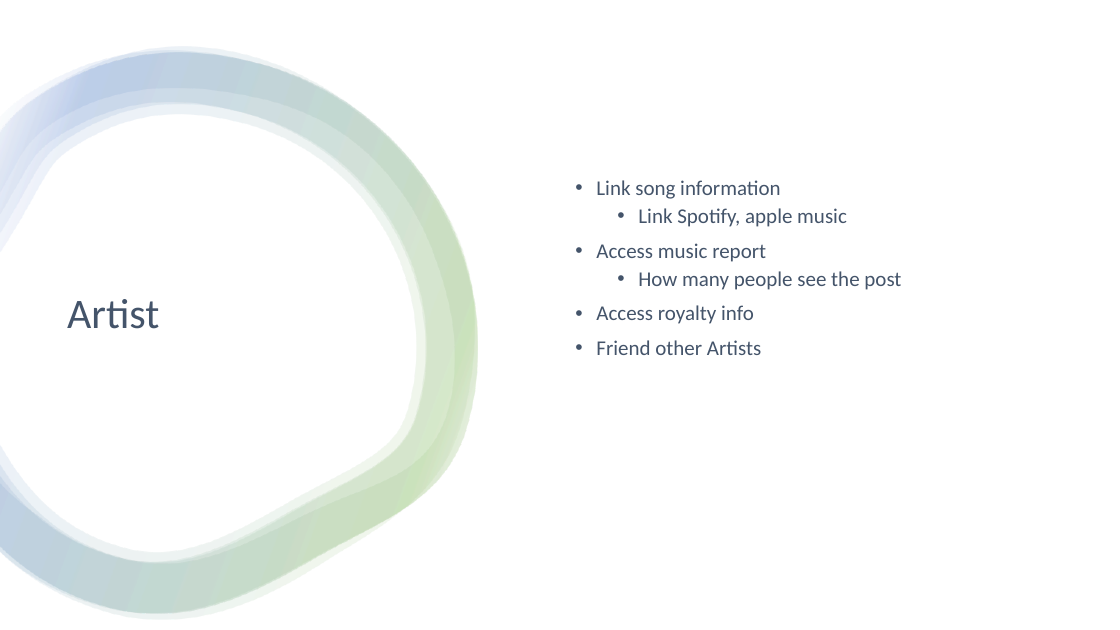
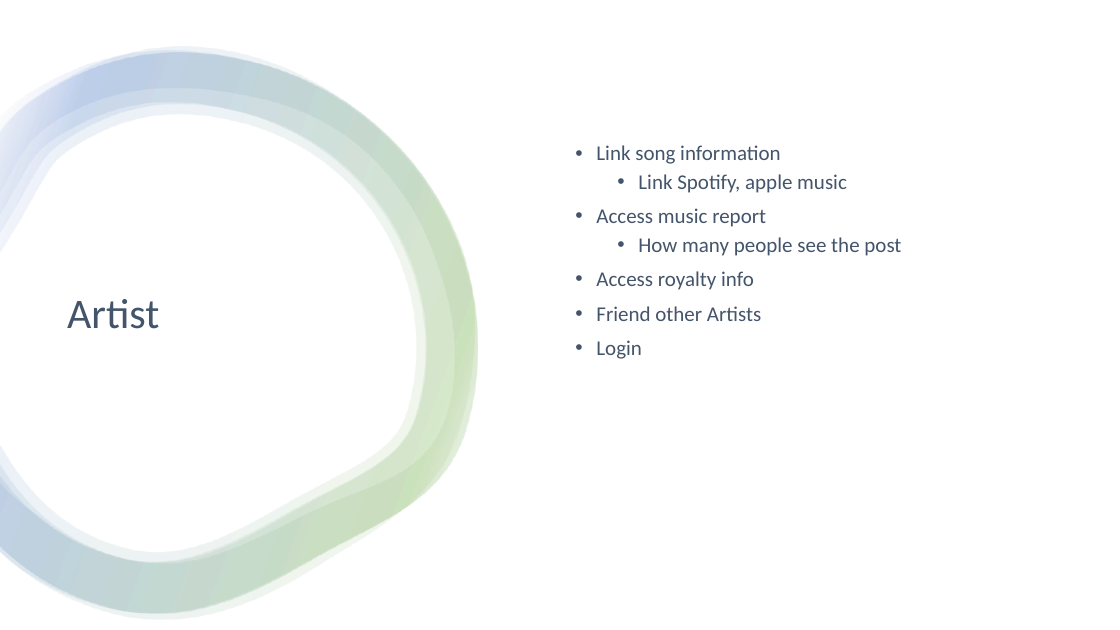
Before and after one commit to etgalang/TuneTribe, a slide deck: slide 6 of TuneTribe.pptx. Drawn at 1120x630 pixels with LibreOffice and Linux fonts; fonts in the diff are those of the drawing. Boxes give left, top, right and bottom in pixels: in the first picture for what was removed or moved away, otherwise in the second. Text is boxed around its words. In the diff, an @@ line names an element or a change of style, - is before the commit and + after.

```diff
--- a/TuneTribe.pptx
+++ b/TuneTribe.pptx
@@ text at (596, 340, 642, 359): paragraph added @@
+• Login
```
Also in this commit, not shown: 3 other slides changed, 1 other file.
